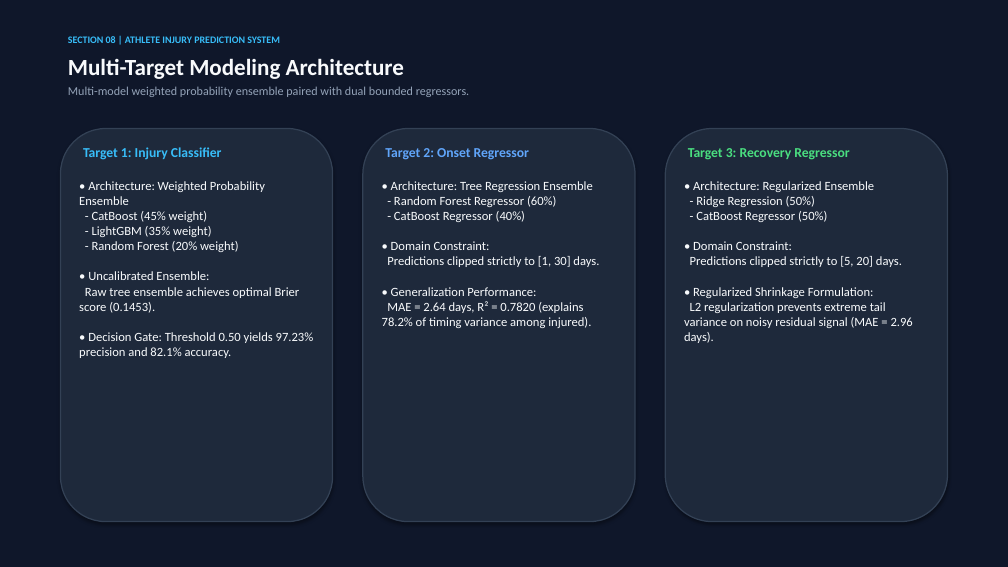
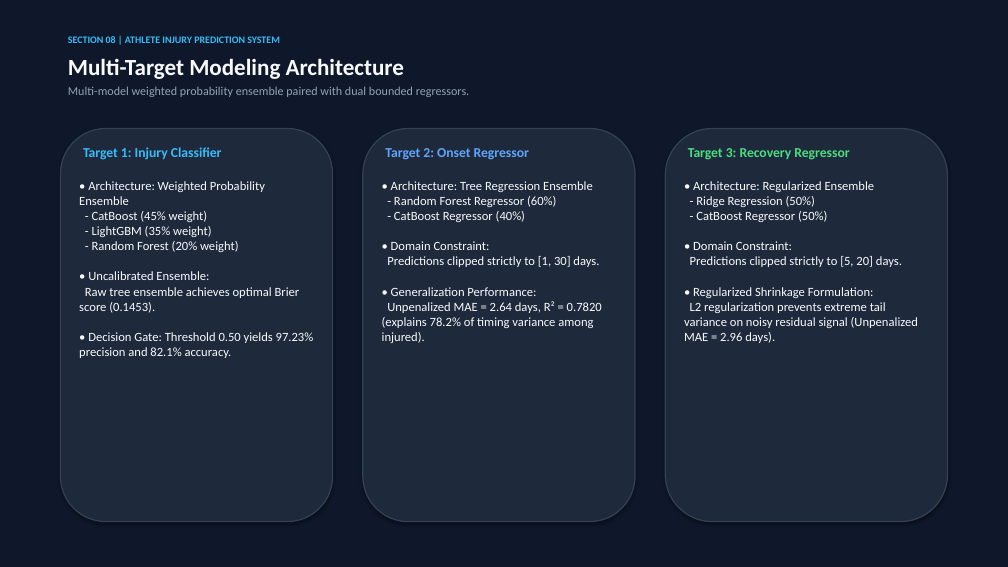
Before and after one commit to bhavya277/ML-Model-for-Athletes, a slide deck: slide 8 of Athlete_Injury_Prediction_Competition.pptx. Drawn at 1008x567 pixels with LibreOffice and Linux fonts; fonts in the diff are those of the drawing. Boxes give left, top, right and bottom in pixels: in the first picture for what was removed or moved away, otherwise in the second. Text is boxed around its words. In the diff, an @@ line names an element or a change of style, - is before the commit and + after.

Commit message:
fix: pre-submission patch - official skill score, unpenalized/penalized metrics, strict validation

```diff
--- a/Athlete_Injury_Prediction_Competition.pptx
+++ b/Athlete_Injury_Prediction_Competition.pptx
@@ text at (x1=382, y1=181, x2=602, y2=343): text changed @@
-• Architecture: Tree Regression Ensemble
-- Random Forest Regressor (60%)
-- CatBoost Regressor (40%)
-• Domain Constraint:
-Predictions clipped strictly to [1, 30] days.
-• Generalization Performance:
-MAE = 2.64 days, R² = 0.7820 (explains 78.2% of timing variance among injured).
+• Architecture: Tree Regression Ensemble
+- Random Forest Regressor (60%)
+- CatBoost Regressor (40%)
+• Domain Constraint:
+Predictions clipped strictly to [1, 30] days.
+• Generalization Performance:
+Unpenalized MAE = 2.64 days, R² = 0.7820 (explains 78.2% of timing variance among injured).
@@ text at (x1=684, y1=181, x2=918, y2=343): text changed @@
-• Architecture: Regularized Ensemble
-- Ridge Regression (50%)
-- CatBoost Regressor (50%)
-• Domain Constraint:
-Predictions clipped strictly to [5, 20] days.
-• Regularized Shrinkage Formulation:
-L2 regularization prevents extreme tail variance on noisy residual signal (MAE = 2.96 days).
+• Architecture: Regularized Ensemble
+- Ridge Regression (50%)
+- CatBoost Regressor (50%)
+• Domain Constraint:
+Predictions clipped strictly to [5, 20] days.
+• Regularized Shrinkage Formulation:
+L2 regularization prevents extreme tail variance on noisy residual signal (Unpenalized MAE = 2.96 days).
```
Also in this commit, not shown: 6 other slides changed, 10 other files.
